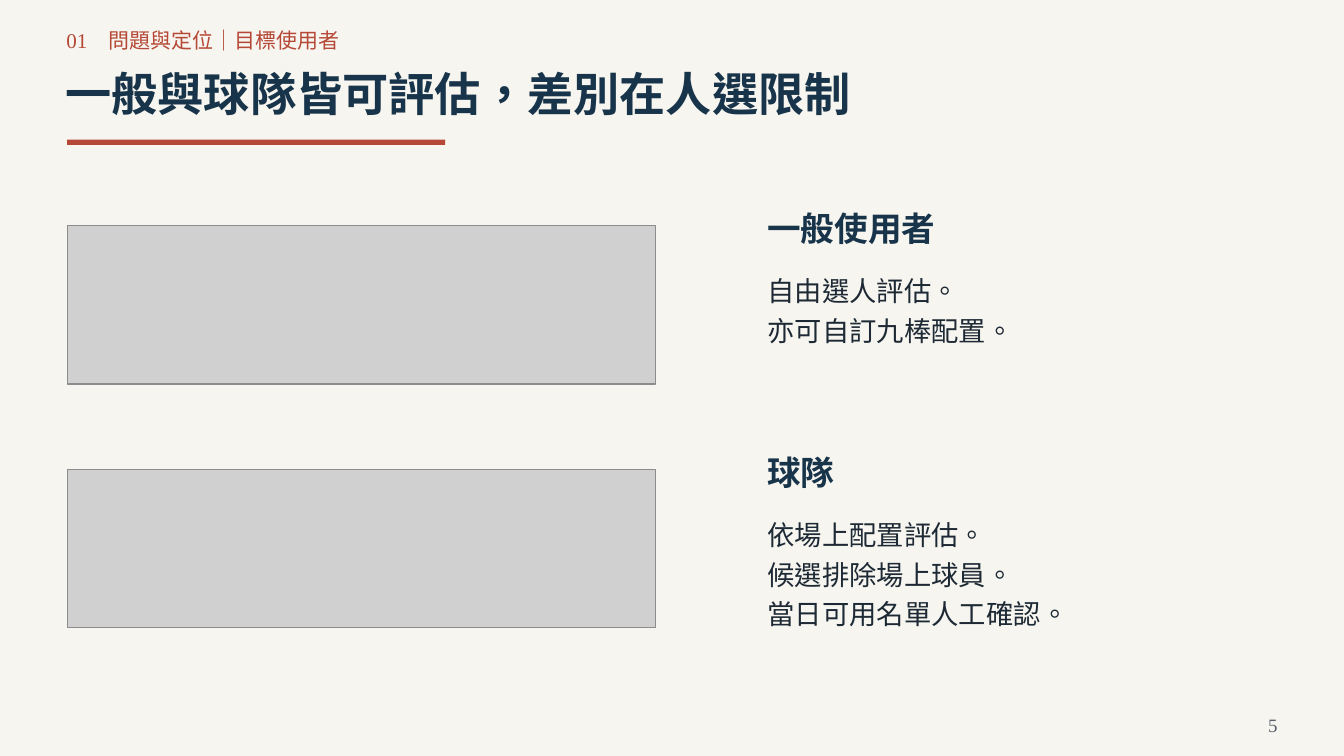
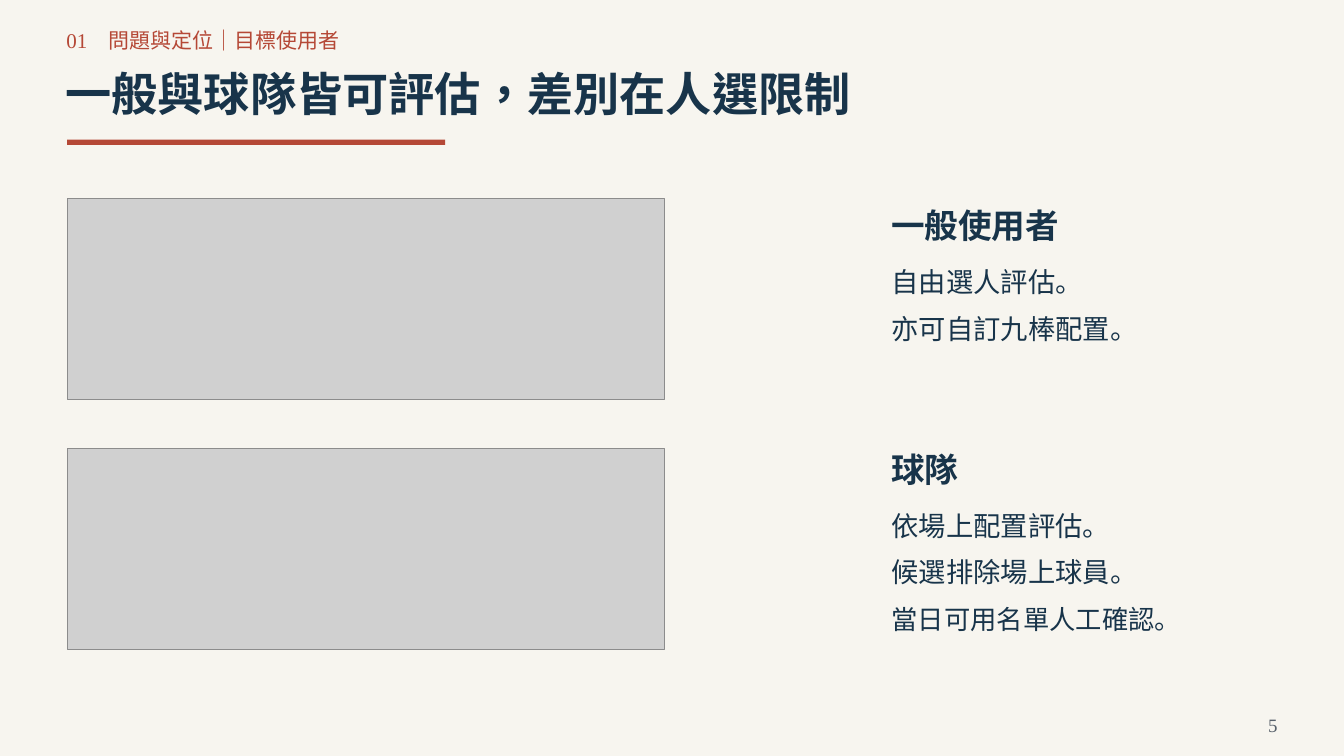
Before and after one commit to Da-Xiong-Chen/baseball_project, a slide deck: slide 5 of presentations/competition-2026/submission-20261023/一球兩面_參賽提案_32頁_20261023.pptx. Drawn at 1344x756 pixels with LibreOffice and Linux fonts; fonts in the diff are those of the drawing; grey boxes stand for pictures. Boxes give left, top, right and bottom in pixels: in the first picture for what was removed or moved away, otherwise in the second. Text is boxed around its words. In the diff, an @@ line names an element or a change of style, - is before the commit and + after.

```diff
--- a/presentations/competition-2026/submission-20261023/一球兩面_參賽提案_32頁_20261023.pptx
+++ b/presentations/competition-2026/submission-20261023/一球兩面_參賽提案_32頁_20261023.pptx
@@ picture: place and size @@
-picture at box(68, 226, 655, 384)
+picture at box(68, 199, 664, 399)
@@ text "一般使用者": place and size @@
-text "一般使用者" at box(767, 212, 935, 244)
+text "一般使用者" at box(891, 209, 1059, 241)
@@ text added at box(891, 269, 1082, 295), 19.5 pt, text #18344A @@
+自由選人評估。
@@ text at box(891, 316, 1137, 342): text changed; text colour #1D2934 to #18344A @@
-自由選人評估。
-亦可自訂九棒配置。
+亦可自訂九棒配置。
@@ picture: place and size @@
-picture at box(68, 470, 655, 628)
+picture at box(68, 449, 664, 649)
@@ text "球隊": place and size @@
-text "球隊" at box(767, 456, 834, 488)
+text "球隊" at box(891, 453, 958, 485)
@@ text added at box(891, 513, 1110, 539), 19.5 pt, text #18344A @@
+依場上配置評估。
@@ text added at box(891, 559, 1137, 585), 19.5 pt, text #18344A @@
+候選排除場上球員。
@@ text at box(891, 607, 1181, 631): text changed; size 19.5 to 18.8 pt; text colour #1D2934 to #18344A @@
-依場上配置評估。
-候選排除場上球員。
-當日可用名單人工確認。
+當日可用名單人工確認。
```
Also in this commit, not shown: 15 other slides changed, 10 slides added, 10 slides removed, 4 other files.
